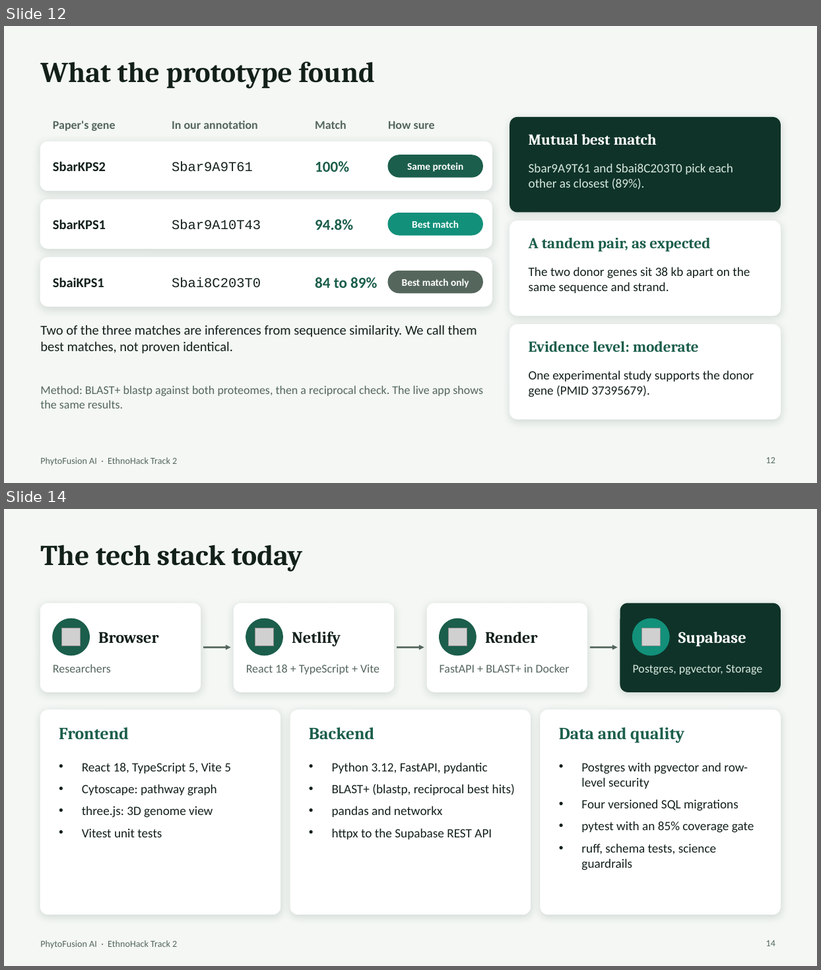
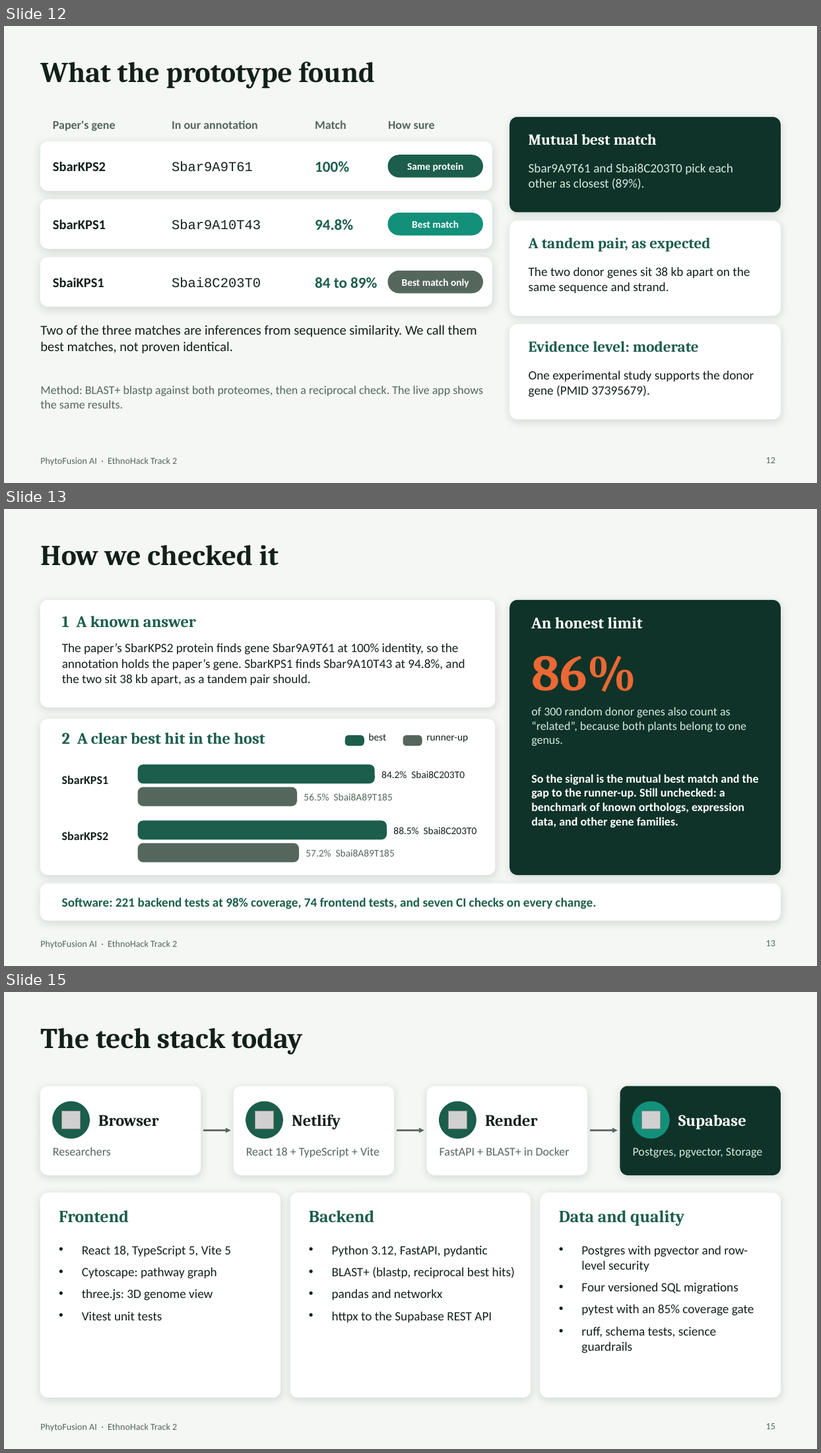
Before and after one commit to lerthy/PhytoFusion-AI, a slide deck: PhytoFusion-AI-pitch.pptx. Shown one above the other, each under a label of ours: slides 12 and 14 before the commit, slides 12, 13 and 15 after it; the slides between them are not shown. The pictures are 821x970 and 821x1453 pixels, drawn with LibreOffice and Linux fonts; fonts in the diff are those of the drawing; grey boxes stand for pictures. Boxes give left, top, right and bottom in pixels: in the first picture for what was removed or moved away, otherwise in the second. Text is boxed around its words. In the diff, an @@ line names an element or a change of style, - is before the commit and + after.

```diff
--- a/PhytoFusion-AI-pitch.pptx
+++ b/PhytoFusion-AI-pitch.pptx
@@ slide 13 added at [4,509,817,966], background #F4F7F4; not listed: 1 template element that a slide beside it also shows @@
@@ title added at [40,545,279,566], 34 pt, text #13201A, bold @@
+How we checked it
@@ rounded rectangle added at [40,601,495,707], fill #FFFFFF, outline #FFFFFF 1 pt @@
@@ rounded rectangle added at [510,601,781,875], fill #0F3328, outline #0F3328 1 pt @@
@@ text added at [62,616,196,627], 19 pt, text #1B5E4B, bold @@
+1 A known answer
@@ text added at [531,617,643,628], 19 pt, text #FFFFFF, bold @@
+An honest limit
@@ text added at [62,643,465,685], 15 pt, text #13201A @@
+The paper’s SbarKPS2 protein finds gene Sbar9A9T61 at 100% identity, so the annotation holds the paper’s gene. SbarKPS1 finds Sbar9A10T43 at 94.8%, and the two sit 38 kb apart, as a tandem pair should.
@@ text added at [531,656,636,692], 60 pt, text #EB6834, bold @@
+86%
@@ rounded rectangle added at [40,720,495,875], fill #FFFFFF, outline #FFFFFF 1 pt @@
@@ text added at [531,707,746,746], 14 pt, text #D7E8DF @@
+of 300 random donor genes also count as “related”, because both plants belong to one genus.
@@ text added at [62,733,265,744], 19 pt, text #1B5E4B, bold @@
+2 A clear best hit in the host
@@ rounded rectangle added at [346,736,364,746], fill #1B5E4B, outline #1B5E4B 1 pt @@
@@ text added at [369,733,387,741], 12 pt, text #13201A @@
+best
@@ rounded rectangle added at [403,736,422,746], fill #55675D, outline #55675D 1 pt @@
@@ text added at [426,735,468,743], 12 pt, text #13201A @@
+runner-up
@@ rounded rectangle added at [138,765,374,784], fill #1B5E4B, outline #1B5E4B 1 pt @@
@@ text added at [62,776,108,784], 14 pt, text #13201A, bold @@
+SbarKPS1
@@ text added at [382,771,465,778], 12 pt, text #13201A @@
+84.2% Sbai8C203T0
@@ text added at [531,774,759,828], 14 pt, text #FFFFFF, bold @@
+So the signal is the mutual best match and the gap to the runner-up. Still unchecked: a benchmark of known orthologs, expression data, and other gene families.
@@ rounded rectangle added at [138,788,297,806], fill #55675D, outline #55675D 1 pt @@
@@ text added at [304,793,393,801], 12 pt, text #55675D @@
+56.5% Sbai8A89T185
@@ rounded rectangle added at [138,821,386,840], fill #1B5E4B, outline #1B5E4B 1 pt @@
@@ text added at [62,832,108,840], 14 pt, text #13201A, bold @@
+SbarKPS2
@@ rounded rectangle added at [138,844,298,862], fill #55675D, outline #55675D 1 pt @@
@@ text added at [393,827,477,834], 12 pt, text #13201A @@
+88.5% Sbai8C203T0
@@ text added at [306,850,395,857], 12 pt, text #55675D @@
+57.2% Sbai8A89T185
@@ rounded rectangle added at [40,884,781,921], fill #FFFFFF, outline #FFFFFF 1 pt @@
@@ text added at [62,898,596,910], 15 pt, text #1B5E4B, bold @@
+Software: 221 backend tests at 98% coverage, 74 frontend tests, and seven CI checks on every change.
@@ page number added at [766,941,776,947], 11 pt, text #55675D @@
+13
@@ what was slide 14 is now slide 15 @@
@@ page number at [766,1424,776,1430]: text changed @@
-14
+15
```
Also in this commit, not shown: 4 slides changed, 9 other files.
